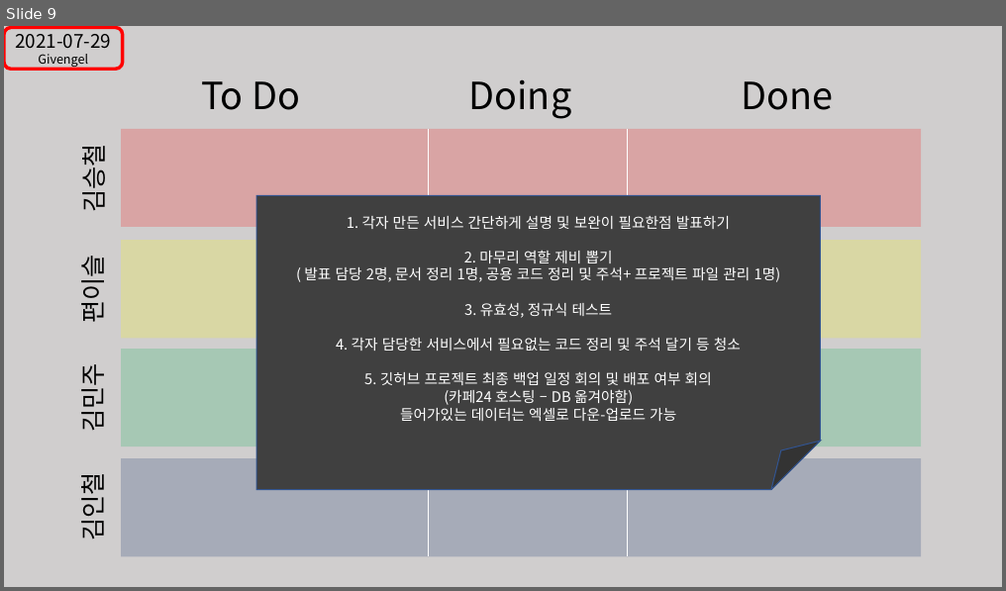
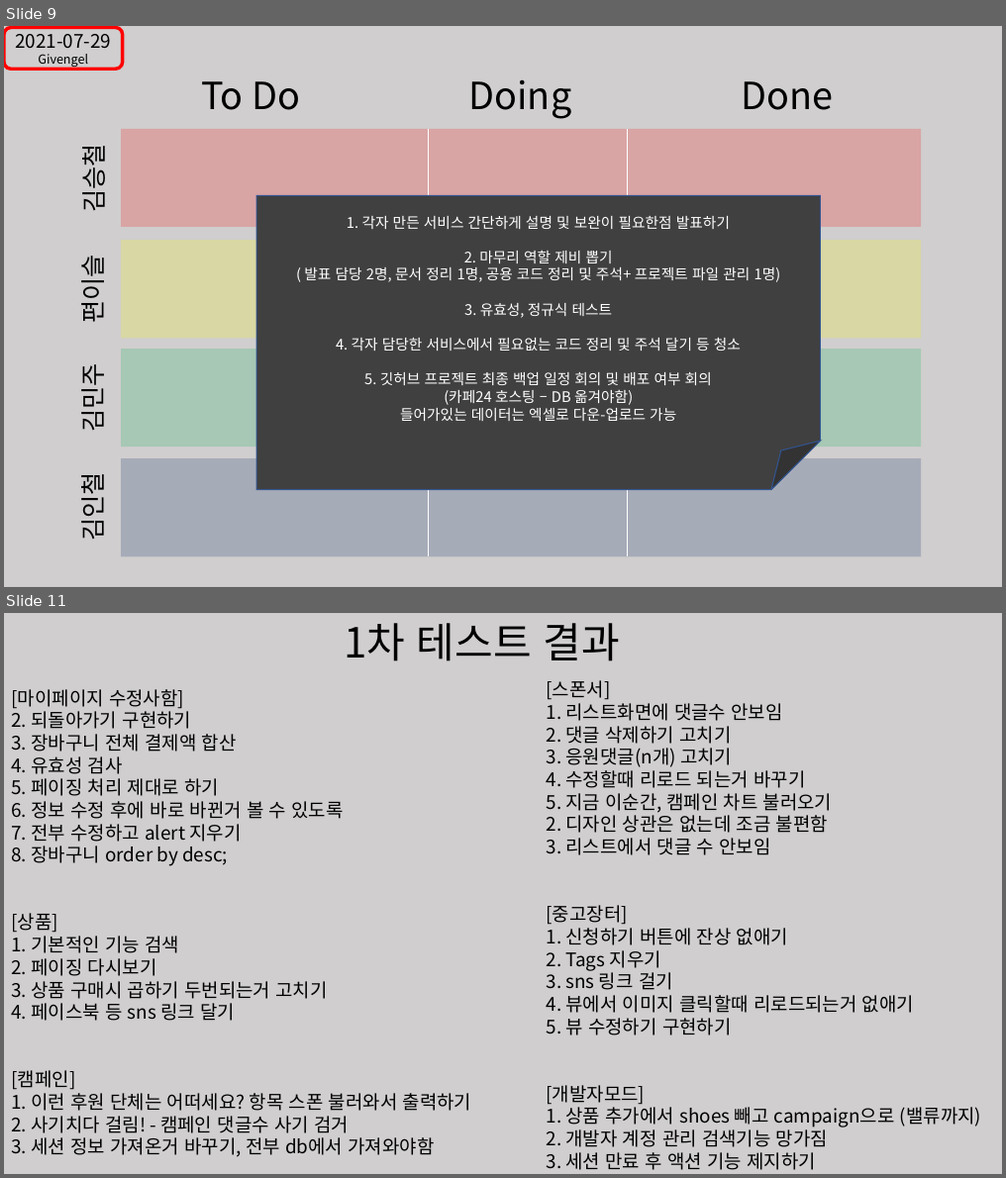
Before and after one commit to GIVENGEL/GivEngel-Project, a slide deck: 칸반보드.pptx. Shown one above the other, each under a label of ours: slide 9 before the commit, slides 9 and 11 after it; the slides between them are not shown. The pictures are 1006x591 and 1006x1178 pixels, drawn with LibreOffice and Linux fonts; fonts in the diff are those of the drawing. Boxes give left, top, right and bottom in pixels: in the first picture for what was removed or moved away, otherwise in the second. Text is boxed around its words. In the diff, an @@ line names an element or a change of style, - is before the commit and + after.

Commit message:
2021-07-30 12:52
1차 테스트 결과 오류 개선 및 기능추가
1. 회원가입 유효성 검사 오류 해결
2. 개발자 모드 개발자 계정 검색 기능 오류 해결
3. 개발자 모드 상품 추가에 shoes 빼고 campaign 으로 바꿈(Value) 도 처리
4. 세션 만료 후 db에 접근 금지

기능 추가
1. USER -> DEV 로 메시지 보내기 기능
2. 개발자 모드에서 USER에게 받은 메시지 출력
3. 불편한 UI 개선

```diff
--- a/칸반보드.pptx
+++ b/칸반보드.pptx
@@ slide 11 added at [4, 613, 1002, 1174], background #D0CECE @@
@@ text added at [344, 623, 620, 662], 40 pt, text #000000 @@
+1차 테스트 결과
@@ text added at [11, 689, 472, 1157], 18 pt, text #000000 @@
+[마이페이지 수정사함]
+2. 되돌아가기 구현하기
+3. 장바구니 전체 결제액 합산
+4. 유효성 검사
+5. 페이징 처리 제대로 하기
+6. 정보 수정 후에 바로 바뀐거 볼 수 있도록
+7. 전부 수정하고 alert 지우기
+8. 장바구니 order by desc;
+[상품]
+1. 기본적인 기능 검색
+2. 페이징 다시보기
+3. 상품 구매시 곱하기 두번되는거 고치기
+4. 페이스북 등 sns 링크 달기
+[캠페인]
+1. 이런 후원 단체는 어떠세요? 항목 스폰 불러와서 출력하기
+2. 사기치다 걸림! - 캠페인 댓글수 사기 검거
+3. 세션 정보 가져온거 바꾸기, 전부 db에서 가져와야함
@@ text added at [547, 680, 981, 1170], 18 pt, text #000000 @@
+[스폰서]
+1. 리스트화면에 댓글수 안보임
+2. 댓글 삭제하기 고치기
+3. 응원댓글(n개) 고치기
+4. 수정할때 리로드 되는거 바꾸기
+5. 지금 이순간, 캠페인 차트 불러오기
+2. 디자인 상관은 없는데 조금 불편함
+3. 리스트에서 댓글 수 안보임
+[중고장터]
+1. 신청하기 버튼에 잔상 없애기
+2. Tags 지우기
+3. sns 링크 걸기
+4. 뷰에서 이미지 클릭할때 리로드되는거 없애기
+5. 뷰 수정하기 구현하기
+[개발자모드]
+1. 상품 추가에서 shoes 빼고 campaign으로 (밸류까지)
+2. 개발자 계정 관리 검색기능 망가짐
+3. 세션 만료 후 액션 기능 제지하기
```
Also in this commit, not shown: 1 other slide added, 24 other files.
